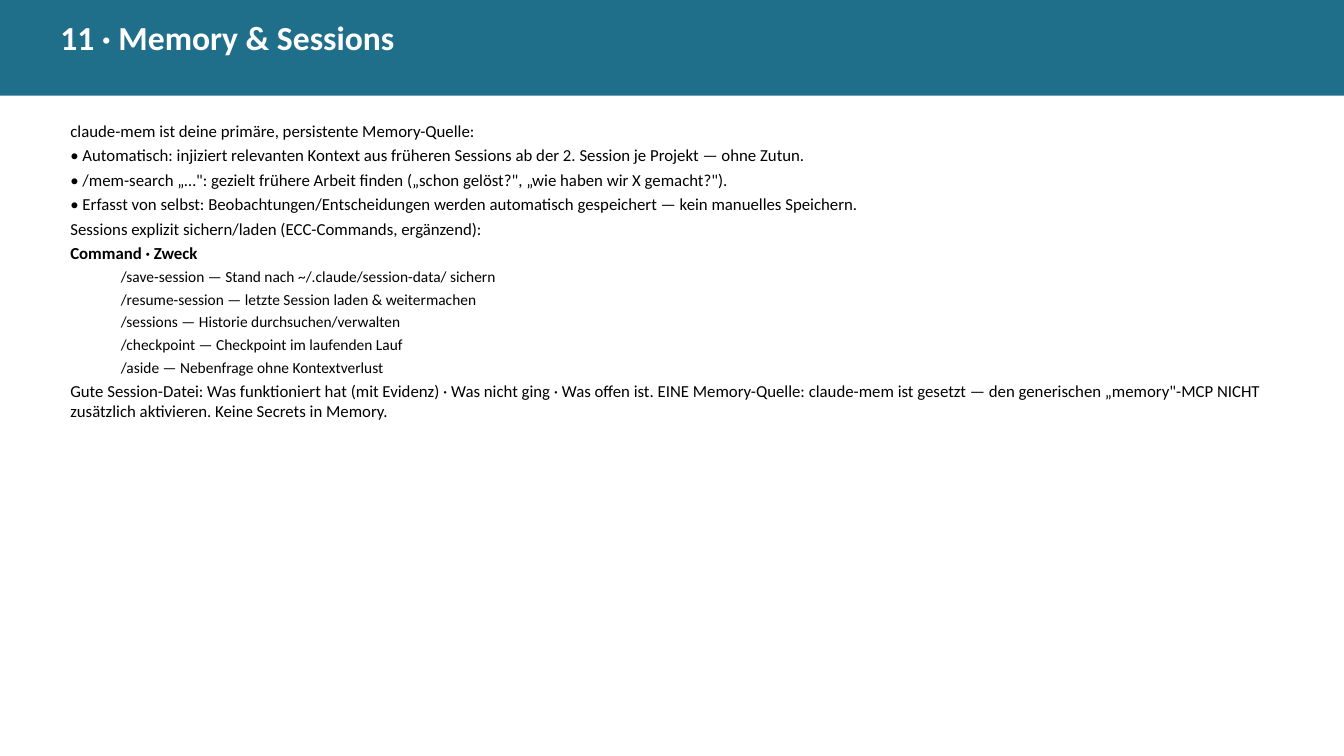
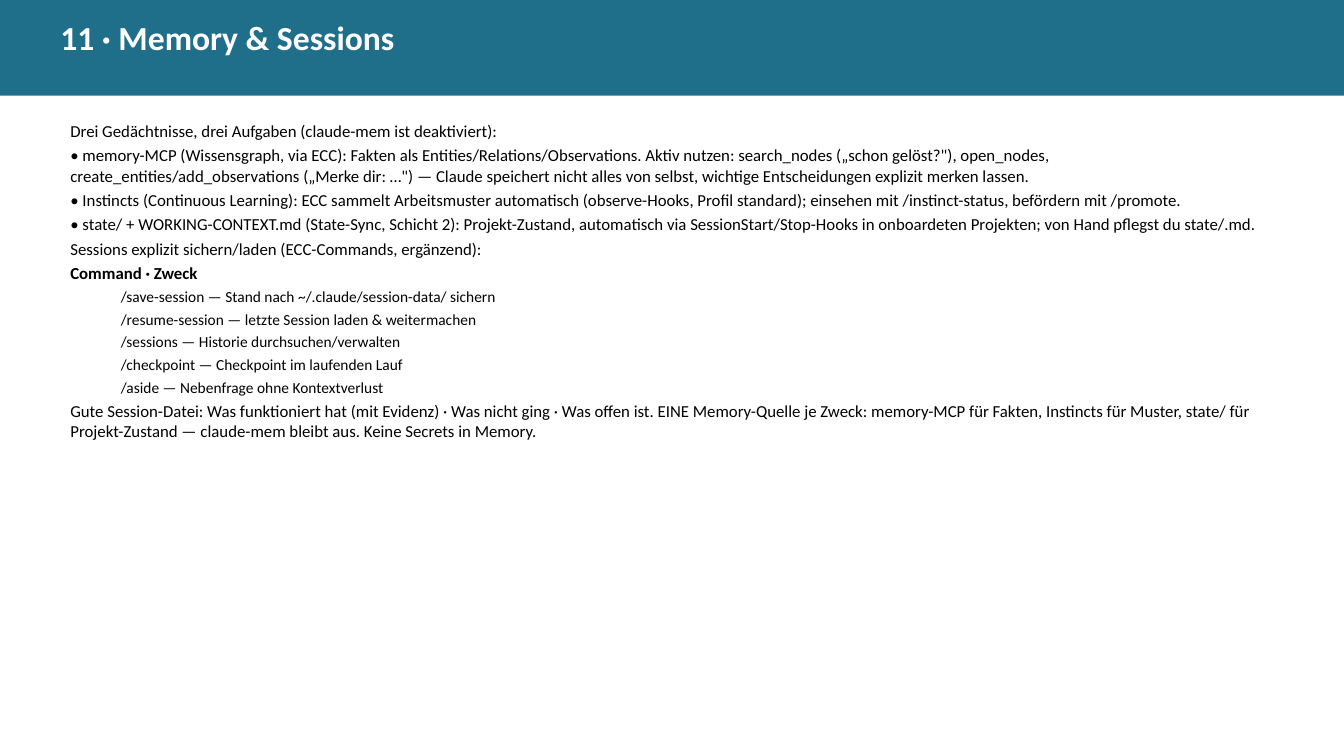
Before and after one commit to Paulee8155/Claude-Code-BestPractice, a slide deck: slide 18 of docs/ECC-Harness-Guide.de.pptx. Drawn at 1344x756 pixels with LibreOffice and Linux fonts; fonts in the diff are those of the drawing. Boxes give left, top, right and bottom in pixels: in the first picture for what was removed or moved away, otherwise in the second. Text is boxed around its words. In the diff, an @@ line names an element or a change of style, - is before the commit and + after.

```diff
--- a/docs/ECC-Harness-Guide.de.pptx
+++ b/docs/ECC-Harness-Guide.de.pptx
@@ text at <box>70,125,1255,233</box>: text changed @@
-claude-mem ist deine primäre, persistente Memory-Quelle:
-• Automatisch: injiziert relevanten Kontext aus früheren Sessions ab der 2. Session je Projekt — ohne Zutun.
-• /mem-search „…": gezielt frühere Arbeit finden („schon gelöst?", „wie haben wir X gemacht?").
-• Erfasst von selbst: Beobachtungen/Entscheidungen werden automatisch gespeichert — kein manuelles Speichern.
+Drei Gedächtnisse, drei Aufgaben (claude-mem ist deaktiviert):
+• memory-MCP (Wissensgraph, via ECC): Fakten als Entities/Relations/Observations. Aktiv nutzen: search_nodes („schon gelöst?"), open_nodes, create_entities/add_observations („Merke dir: …") — Claude speichert nicht alles von selbst, wichtige Entscheidungen explizit merken lassen.
+• Instincts (Continuous Learning): ECC sammelt Arbeitsmuster automatisch (observe-Hooks, Profil standard); einsehen mit /instinct-status, befördern mit /promote.
+• state/ + WORKING-CONTEXT.md (State-Sync, Schicht 2): Projekt-Zustand, automatisch via SessionStart/Stop-Hooks in onboardeten Projekten; von Hand pflegst du state/.md.
@@ text at <box>70,405,1250,440</box>: text changed @@
-Gute Session-Datei: Was funktioniert hat (mit Evidenz) · Was nicht ging · Was offen ist. EINE Memory-Quelle: claude-mem ist gesetzt — den generischen „memory"-MCP NICHT zusätzlich aktivieren. Keine Secrets in Memory.
+Gute Session-Datei: Was funktioniert hat (mit Evidenz) · Was nicht ging · Was offen ist. EINE Memory-Quelle je Zweck: memory-MCP für Fakten, Instincts für Muster, state/ für Projekt-Zustand — claude-mem bleibt aus. Keine Secrets in Memory.
```
Also in this commit, not shown: 22 other slides changed, 18 other files.
